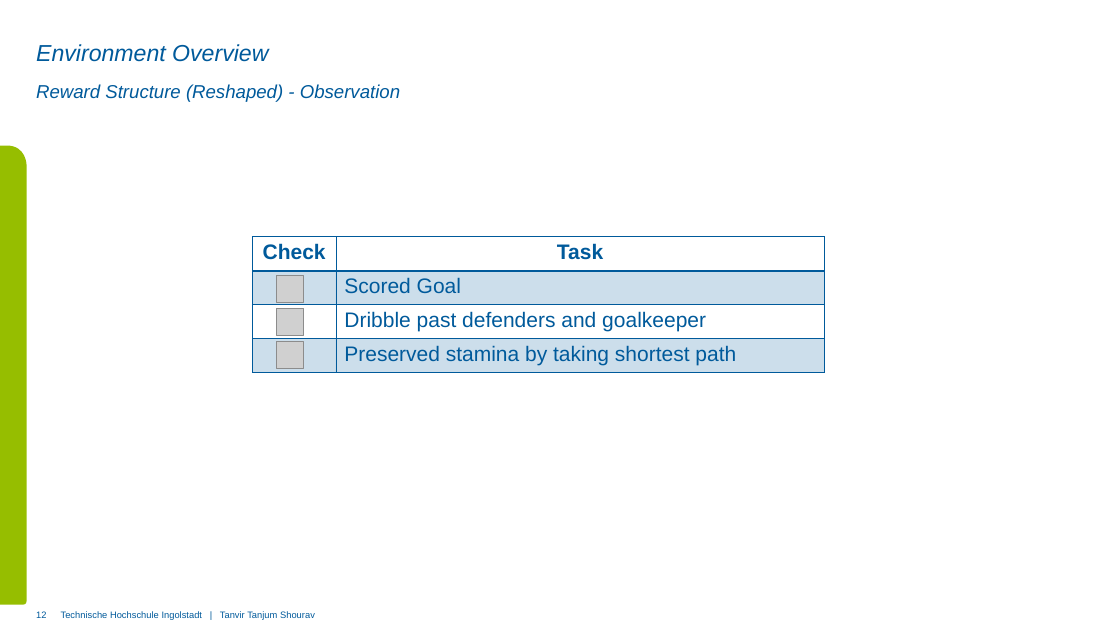
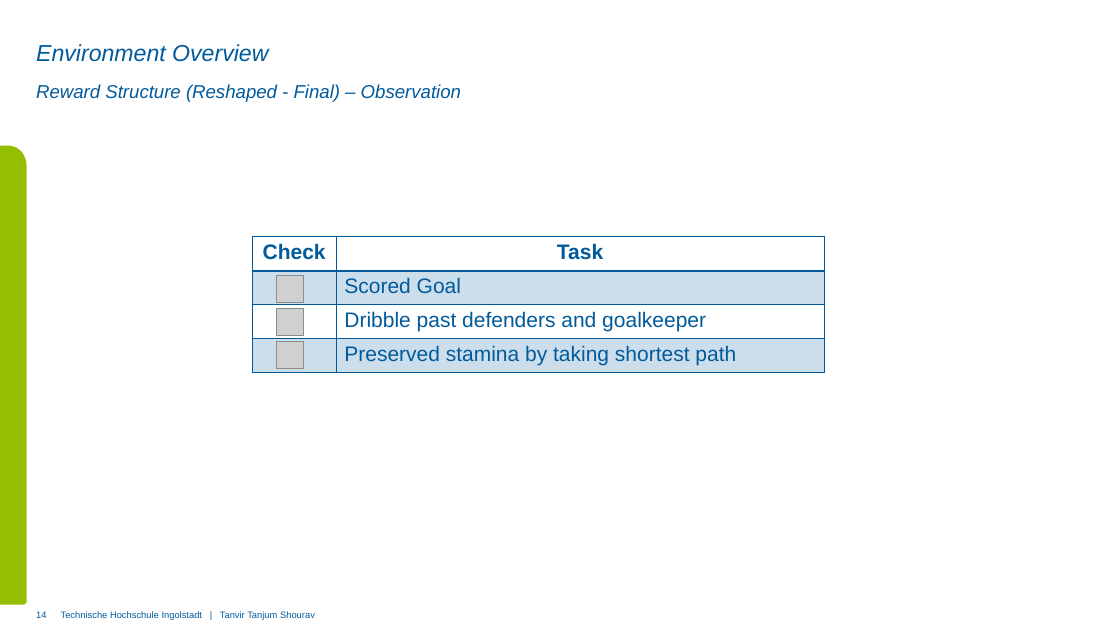
Before and after one commit to tanvirtanjum/THI_SS2025_PADM_PROJECT, a slide deck: slide 14 of Presentation and submission/PADM_00170500.pptx (slide 12 before the commit). Drawn at 1120x630 pixels with LibreOffice and Linux fonts; fonts in the diff are those of the drawing; grey boxes stand for pictures; background and template pictures are left out. Boxes give left, top, right and bottom in pixels: in the first picture for what was removed or moved away, otherwise in the second. Text is boxed around its words. In the diff, an @@ line names an element or a change of style, - is before the commit and + after.

```diff
--- a/Presentation and submission/PADM_00170500.pptx
+++ b/Presentation and submission/PADM_00170500.pptx
@@ subtitle at <box>36,84,461,102</box>: text changed @@
-Reward Structure (Reshaped) - Observation
+Reward Structure (Reshaped - Final) – Observation
@@ page number at <box>36,611,46,618</box>: text changed @@
-12
+14
```
Also in this commit, not shown: 10 other slides changed, 2 slides added, 5 other files.
